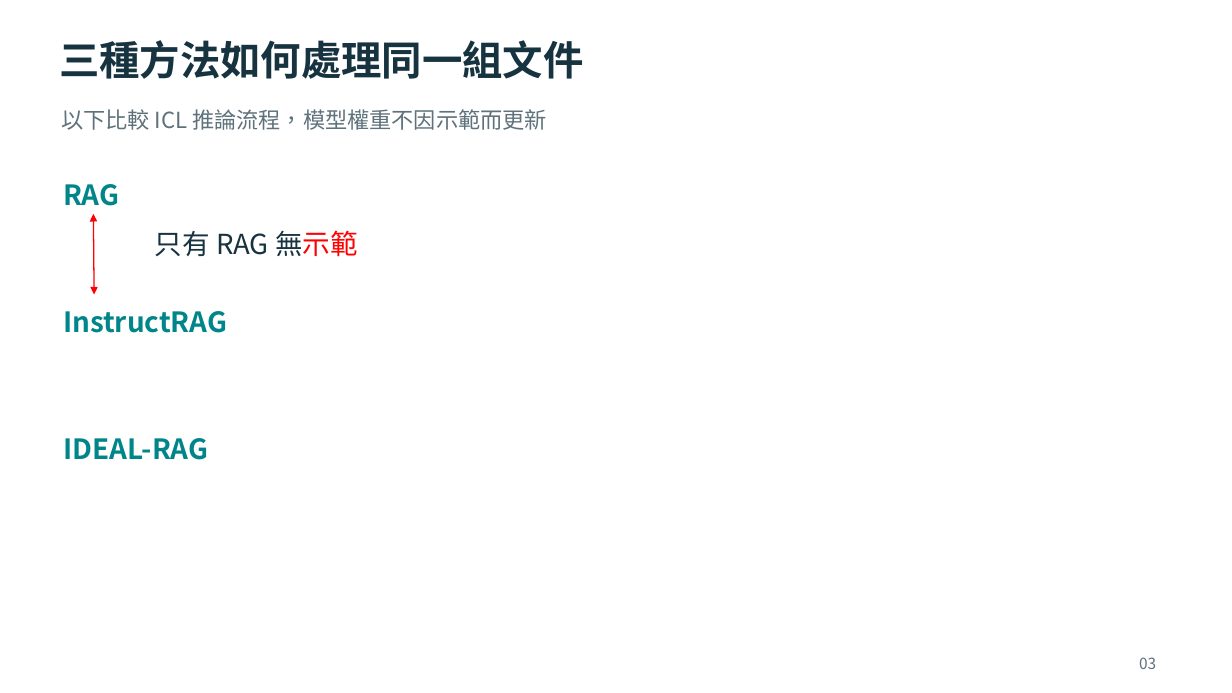
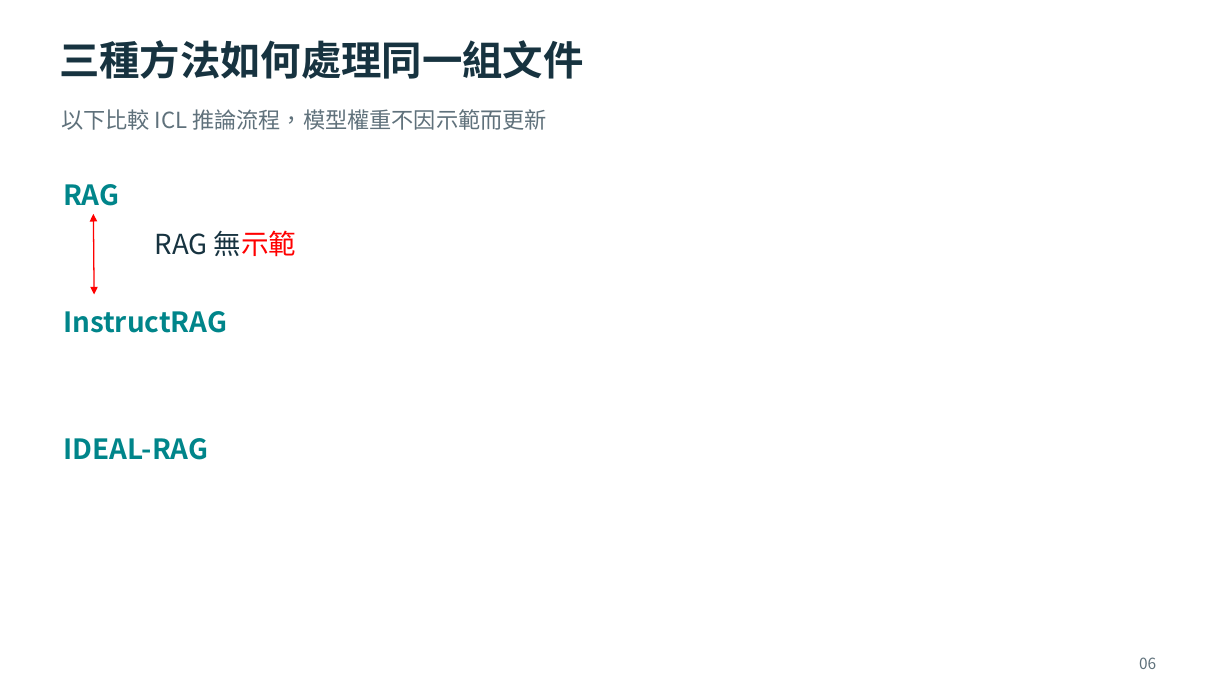
Before and after one commit to OohelloworldoO/Paper-Reading-Notes, a slide deck: slide 6 of 2026/1005-IDEAL-RAG(Final)/IDEAL-RAG_2026-10-05_Meeting.pptx. Drawn at 1232x693 pixels with LibreOffice and Linux fonts; fonts in the diff are those of the drawing. Boxes give left, top, right and bottom in pixels: in the first picture for what was removed or moved away, otherwise in the second. Text is boxed around its words. In the diff, an @@ line names an element or a change of style, - is before the commit and + after.

```diff
--- a/2026/1005-IDEAL-RAG(Final)/IDEAL-RAG_2026-10-05_Meeting.pptx
+++ b/2026/1005-IDEAL-RAG(Final)/IDEAL-RAG_2026-10-05_Meeting.pptx
@@ text at [155,230,297,257]: text changed @@
-只有 RAG 無示範
+RAG 無示範
@@ text at [1139,657,1156,669]: text changed @@
-03
+06
```
Also in this commit, not shown: 39 other slides changed, 7 slides added, 3 slides removed.
